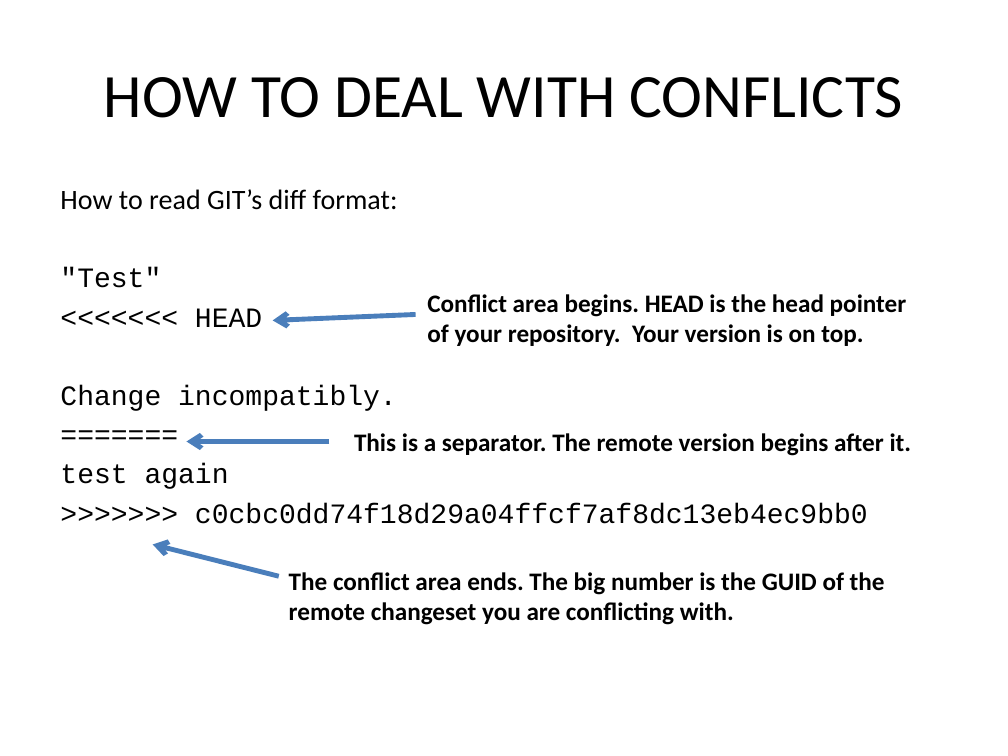
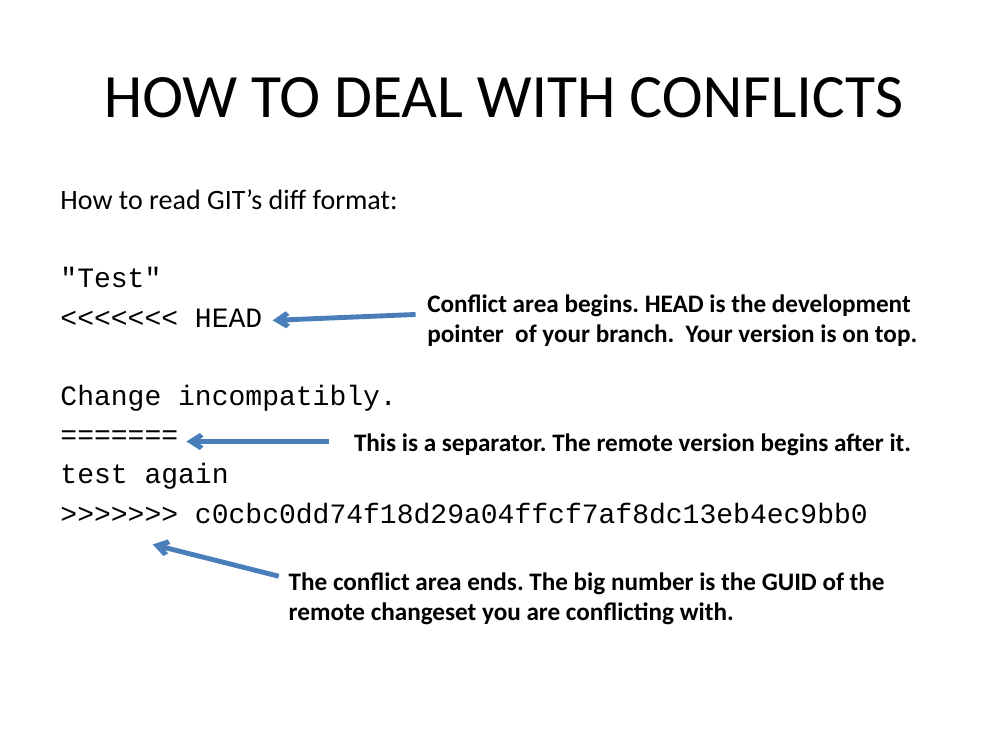
Before and after one commit to kangelov/gitdemo, a slide deck: slide 20 of powerpoint/An Introduction to GIT.pptx. Drawn at 1008x756 pixels with LibreOffice and Linux fonts; fonts in the diff are those of the drawing. Boxes give left, top, right and bottom in pixels: in the first picture for what was removed or moved away, otherwise in the second. Text is boxed around its words. In the diff, an @@ line names an element or a change of style, - is before the commit and + after.

Commit message:
testing my new commit setup

```diff
--- a/powerpoint/An Introduction to GIT.pptx
+++ b/powerpoint/An Introduction to GIT.pptx
@@ text at box(427, 294, 917, 346): text changed @@
-Conflict area begins. HEAD is the head pointer
-of your repository. Your version is on top.
+Conflict area begins. HEAD is the development
+pointer of your branch. Your version is on top.
```
